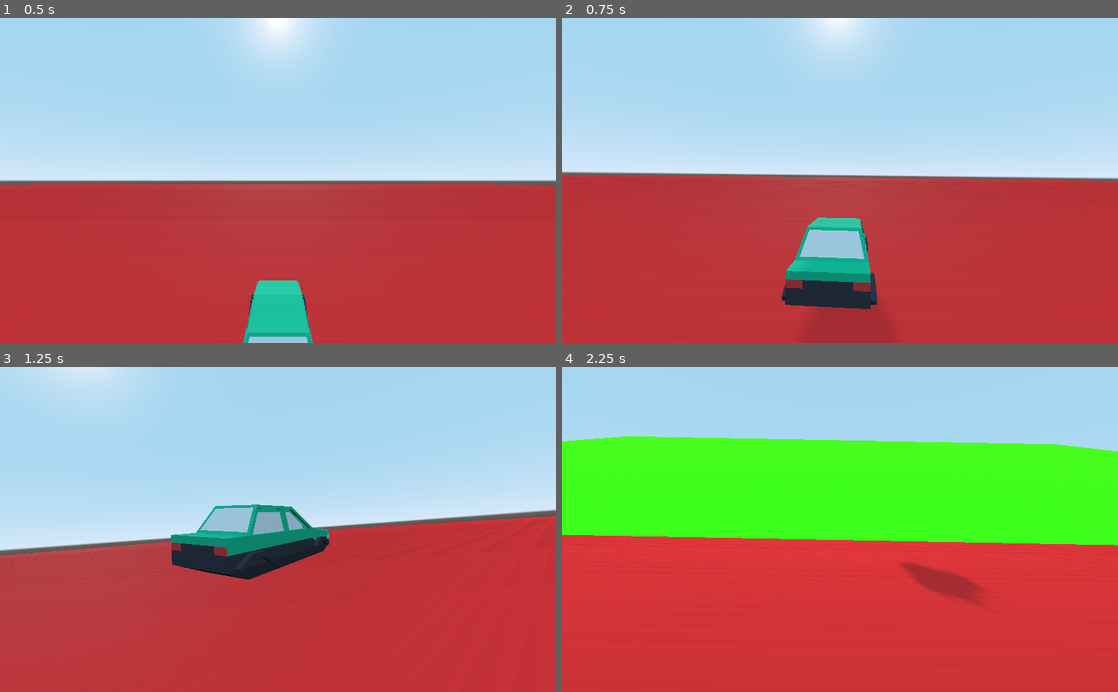
Above: before the commit, frames 1-4 (two rows, left to right).
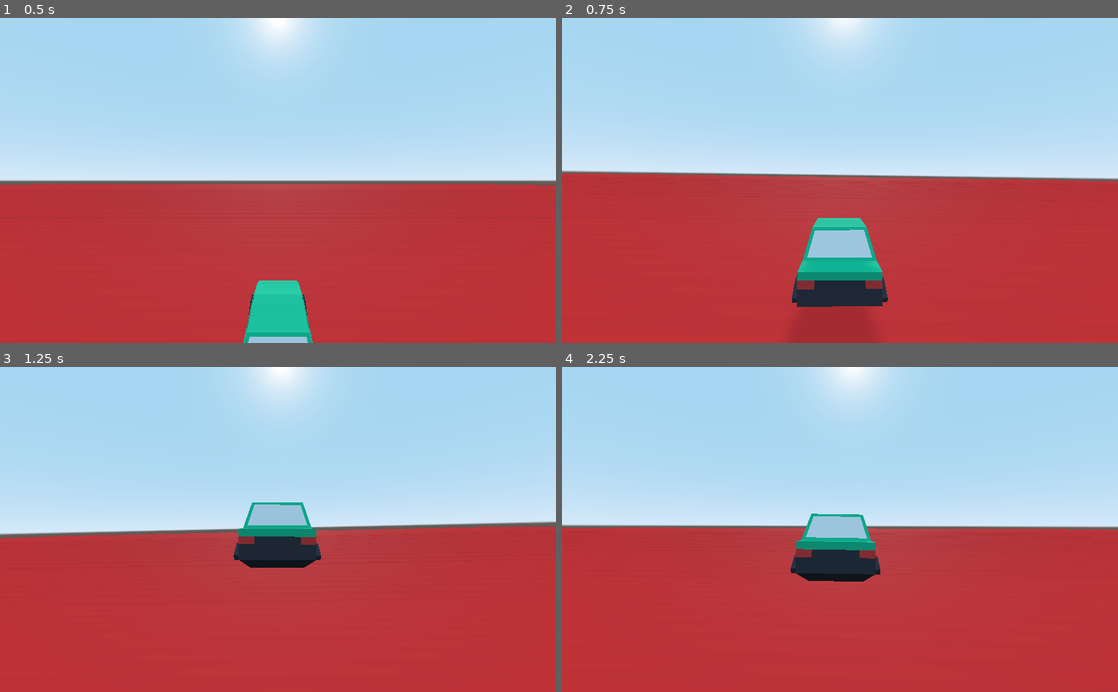
Above: after the commit, the same moments.

Repository: MartinF99/RacingWildJam25
Game: Godot game, scene res://Scenes/TestWorld.tscn
Same seed, same stepped clock (60 frames per second), same inputs: the game is played once before the commit and once after it.
Inputs:
- Up to frame 1 (0.5 s): no input
- Up to frame 2 (0.75 s): hold D (right) from 0.53 s (still down)
- Up to frame 3 (1.25 s): keep holding D (right)
- Up to frame 4 (2.25 s): release D (right) at 1.28 s; hold S (back) 1.28-2.03 s; hold D (right) from 2.03 s (still down)

Frame 1 is identical in both runs. In frame 2, 1.7% of the frame differs, in the area x 0-100%, y 47-90%; in frame 3, 9.5%; in frame 4, 51%, in the area x 0-100%, y 0-79%.

Commit message:
Removed Input processing from Hoverboard

Diff:
--- a/Scenes/HoverCraft.gd
+++ b/Scenes/HoverCraft.gd
@@ -8,12 +8,16 @@
 	angular_damp = 0.99
 	gravity_scale = 5
 
-func _physics_process(Delta):
-	if Input.is_action_pressed("forward"):
-		add_central_force(global_transform.basis.xform(Vector3.FORWARD) * PlayerSpeed * Delta)
-	if Input.is_action_pressed("back"):
-		add_central_force(global_transform.basis.xform(Vector3.FORWARD) * -PlayerSpeed * Delta)
-	if Input.is_action_pressed("left"):
-		add_torque(Vector3.UP * PlayerRotationSpeed * Delta)
-	if Input.is_action_pressed("right"):
-		add_torque(Vector3.UP * -PlayerRotationSpeed * Delta)
+
+
+func go_forward(delta: float):
+	add_central_force(global_transform.basis.xform(Vector3.FORWARD) * PlayerSpeed * delta)
+
+func go_backwards(delta: float):
+	add_central_force(global_transform.basis.xform(Vector3.FORWARD) * -PlayerSpeed * delta)
+
+func turn_left(delta : float):
+	add_torque(Vector3.UP * PlayerRotationSpeed * delta)
+
+func turn_right(delta : float):
+	add_torque(Vector3.UP * -PlayerRotationSpeed * delta)
